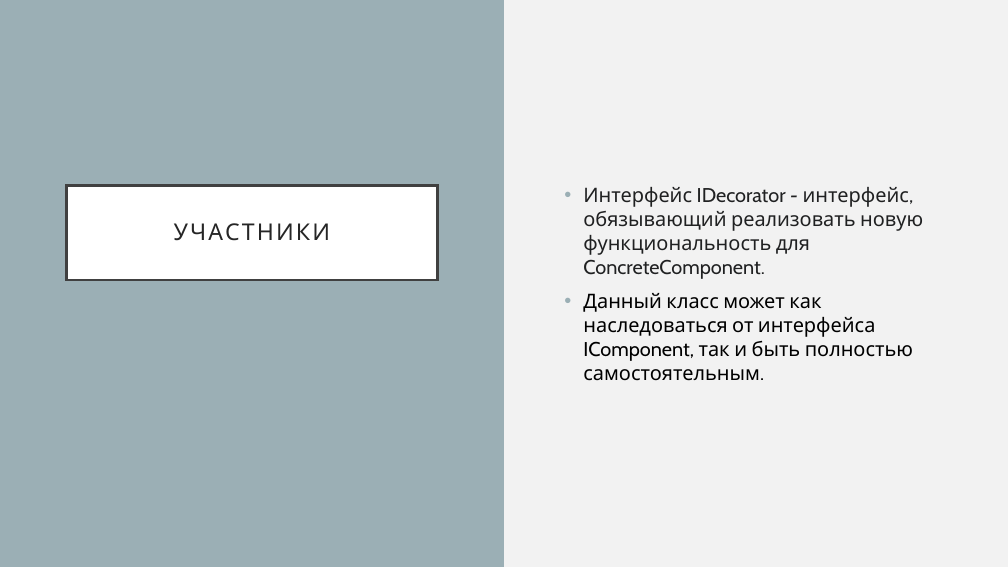
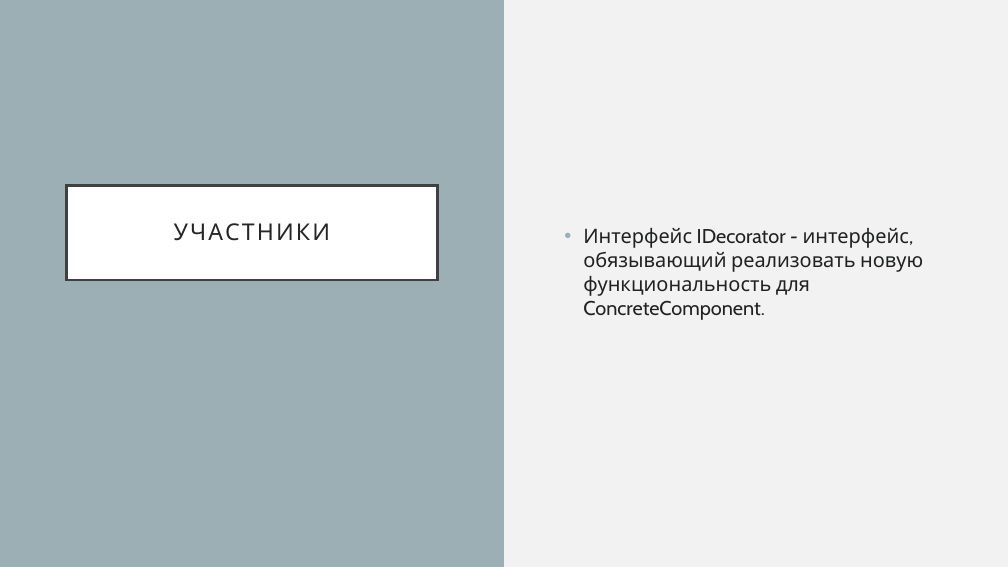
Before and after one commit to NemoNology/New-IT, a slide deck: slide 8 of Lab-s/Patterns/Decorator/Presentation.pptx. Drawn at 1008x567 pixels with LibreOffice and Linux fonts; fonts in the diff are those of the drawing. Boxes give left, top, right and bottom in pixels: in the first picture for what was removed or moved away, otherwise in the second. Text is boxed around its words. In the diff, an @@ line names an element or a change of style, - is before the commit and + after.

```diff
--- a/Lab-s/Patterns/Decorator/Presentation.pptx
+++ b/Lab-s/Patterns/Decorator/Presentation.pptx
@@ text at <box>583,293,913,381</box>: paragraph removed @@
-• Данный класс может как наследоваться от интерфейса IComponent, так и быть полностью самостоятельным.
```
Also in this commit, not shown: 1 other slide changed, 15 slides added, 4 slides removed.
